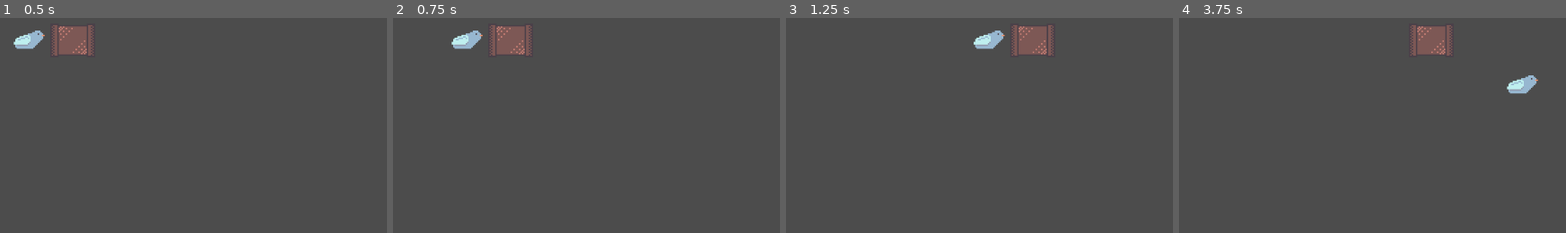
Above: before the commit, frames 1-4 (left to right).
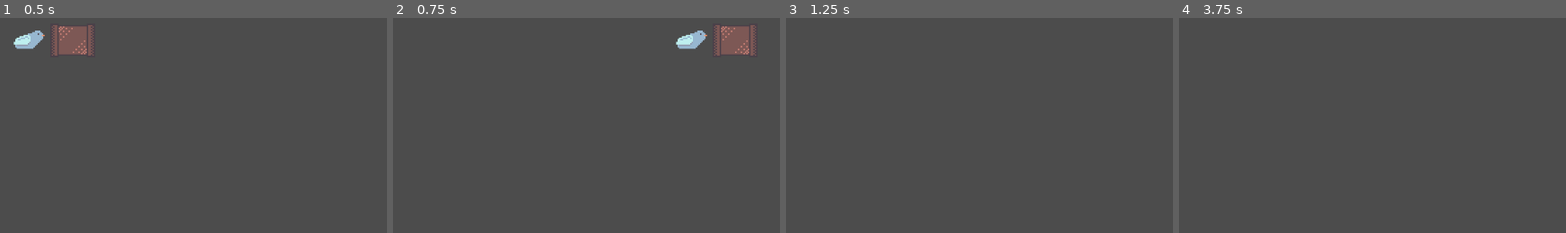
Above: after the commit, the same moments.

Repository: TaeKwonZeus/flow-godot
Game: Godot game, scene res://Scenes/Main.tscn
Same seed, same stepped clock (60 frames per second), same inputs: the game is played once before the commit and once after it.
Inputs:
- Up to frame 1 (0.5 s): no input
- Up to frame 2 (0.75 s): tap Enter at 0.5 s; hold D (move_right) from 0.53 s (still down)
- Up to frame 3 (1.25 s): keep holding D (move_right)
- Up to frame 4 (3.75 s): release D (move_right) at 1.28 s; hold S (move_down) 1.28-2.03 s; hold D (move_right) 2.03-2.78 s; hold W (move_up) 2.78-3.53 s; hold A (move_left) from 3.53 s (still down)

Frame 1 is identical in both runs. In frame 2, 3.5% of the frame differs, in the area x 15-94%, y 3-18%; in frame 3, 1.8%; in frame 4, 1.8%.

Commit message:
fixed speed so that the bigger the speed the faster

Diff:
--- a/src/Scripts/Grid/Blocks/block.gd
+++ b/src/Scripts/Grid/Blocks/block.gd
@@ -3,7 +3,7 @@
 
 
 const SPEED_MODIFIER = 32
-export(float) var speed = 0.05
+export(float) var speed = 20
 onready var grid = get_parent()
 onready var tween = get_node("Tween")
 
@@ -25,6 +25,6 @@
 
 func animate(requested_position):
 	tween.interpolate_property(self, "position",
-			position, requested_position, speed,
+			position, requested_position, 1 / speed,
 			Tween.TRANS_LINEAR, Tween.EASE_IN_OUT)
 	tween.start()
